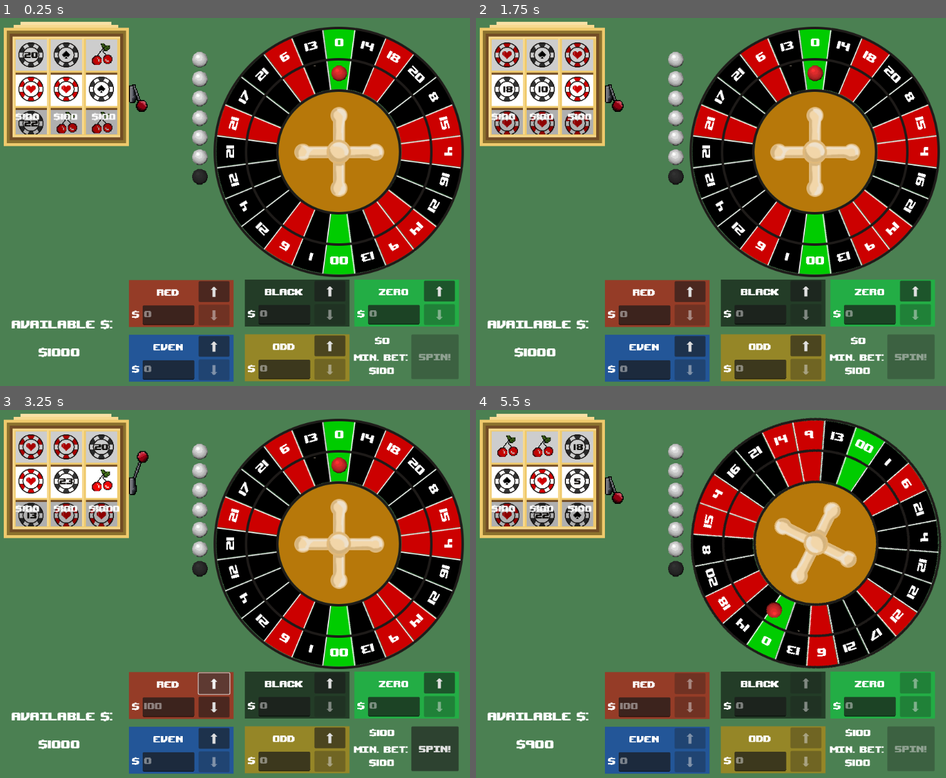
Above: before the commit, frames 1-4 (two rows, left to right).
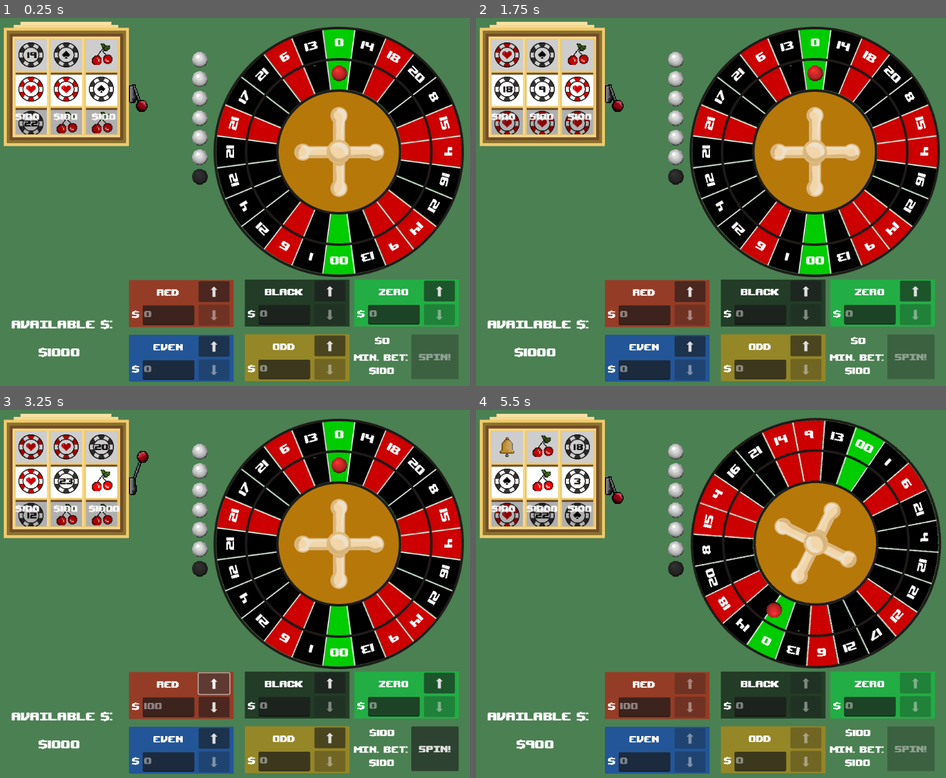
Above: after the commit, the same moments.

Repository: RossRKK/gmtk-game-jam-2025
Game: Godot game, scene res://scenes/roulette_scene.tscn
Two runs of this game, one before a commit and one after it. Both use one fixed random seed, a clock stepped at 60 frames per second and the inputs below. Sound files missing from this copy of the repository are replaced by a short silence.
Inputs (mouse positions are in pixels of both pictures, inside the frame that each line leads up to):
- Up to frame 1 (0.25 s): no input
- Up to frame 2 (1.75 s): click (508, 87) at 0.52 s; click (541, 87) at 1.27 s
- Up to frame 3 (3.25 s): click (103, 479) at 2.02 s; click "⬆" at 2.75 s
- Up to frame 4 (5.5 s): click (617, 476) at 3.5 s; click "Spin!" at 4.25 s; click (508, 479) at 5.02 s

The runs differ from the first frame. In frame 1, less than 0.1% of the frame differs, in the area x 5-9%, y 9-11%; in frame 2, 0.3%; in frame 3, 0.4%; in frame 4, 0.5%, in the area x 4-23%, y 6-28%.

Commit message:
Add power up duplication

Diff:
--- a/scripts/game.gd
+++ b/scripts/game.gd
@@ -13,6 +13,8 @@
 
 var num_spins := 0
 
+var last_used_power_up: PowerUp
+
 func _init() -> void:
 	event_bus.spin_start.connect(spin_started)
 
@@ -25,6 +27,7 @@
 func minimum_bet() -> float:
 	return base_minimum_bet * (level() ** 2)
 
+
 static var instance: Game = Game.new()
 
 static func get_instance() -> Game:
--- a/scripts/power_up.gd
+++ b/scripts/power_up.gd
@@ -7,6 +7,7 @@
 
 const BASIC_WEIGHT = 1
 const SEGEMENT_DUPLICATE_WEIGHT = 6
+const POWER_UP_DUPLICATE_WEIGHT = 4
 
 @export var base_price: float = 100
 
@@ -15,11 +16,13 @@
 		PowerUpMakeColour.new_black,
 		PowerUpMakeColour.new_red,
 		PowerUpDuplicateSegment.make,
+		PowerUpDuplicatePowerUp.make,
 	]
 	var weights: Array[int] = [
 		12 * BASIC_WEIGHT,
 		12 * BASIC_WEIGHT,
-		SEGEMENT_DUPLICATE_WEIGHT
+		SEGEMENT_DUPLICATE_WEIGHT,
+		POWER_UP_DUPLICATE_WEIGHT,
 	]
 
 	for i in range(Game.get_instance().WHEEL_SIZE):
@@ -34,8 +37,7 @@
 
 
 func _init() -> void:
-	texture_normal = preload("res://assets/png/chip-black.png")
-	texture_hover = preload("res://assets/png/chip-red.png")
+	game = Game.get_instance()
 	mouse_default_cursor_shape = Control.CURSOR_POINTING_HAND
 
 func _ready() -> void:
@@ -47,7 +49,7 @@
 
 
 func price() -> float:
-	return base_price * (game.level() ** 2)
+	return base_price * (Game.get_instance().level() ** 2)
 
 func _on_pressed() -> void:
 	# just cheat and remove our texture and disable
@@ -58,3 +60,4 @@
 
 	game.player_inventory.update_money(-price())
 	activate()
+	game.last_used_power_up = self
--- /dev/null
+++ b/scripts/power_ups/power_up_duplicate_power_up.gd
@@ -0,0 +1,22 @@
+class_name PowerUpDuplicatePowerUp
+extends PowerUp
+
+
+static func make() -> PowerUpDuplicatePowerUp:
+	var power_up = PowerUpDuplicatePowerUp.new()
+	power_up.texture_normal = preload("res://assets/png/power_bell.png")
+	power_up.scale.x = 0.4
+	power_up.scale.y = 0.4
+	return power_up
+
+func _init() -> void:
+	super()
+	base_price = 1_000.
+
+
+func activate() -> void:
+	if game.last_used_power_up == null or game.last_used_power_up is PowerUpDuplicatePowerUp:
+		# if the power up doesn't make sense refund the player
+		game.player_inventory.update_money(price())
+	else:
+		game.last_used_power_up.activate()
--- a/scripts/power_ups/power_up_duplicate_segment.gd
+++ b/scripts/power_ups/power_up_duplicate_segment.gd
@@ -9,6 +9,7 @@
 	return power_up
 
 func _init() -> void:
+	super()
 	base_price = 1_000.
 
 
--- /dev/null
+++ b/scripts/power_ups/power_up_free_money.gd
@@ -0,0 +1,12 @@
+class_name PowerUpMoney
+extends PowerUp
+
+# this power up just refunds itself, it's job is to act as the inital previous power up
+func _init() -> void:
+	super()
+	base_price = 100.
+
+
+func activate() -> void:
+	super.activate()
+	Game.get_instance().player_inventory.update_money(price())
--- a/scripts/power_ups/power_up_make_colour.gd
+++ b/scripts/power_ups/power_up_make_colour.gd
@@ -18,6 +18,7 @@
 var colour: Segment.RouletteColour
 
 func _init(c: Segment.RouletteColour) -> void:
+	super()
 	base_price = 100.
 	colour = c
 
--- a/scripts/power_ups/power_up_make_number.gd
+++ b/scripts/power_ups/power_up_make_number.gd
@@ -11,6 +11,7 @@
 	return power_up
 
 func _init(num: int) -> void:
+	super()
 	base_price = 100.
 	number = num
 
Not shown, added: scripts/power_ups/power_up_duplicate_power_up.gd.uid
Not shown, added: scripts/power_ups/power_up_free_money.gd.uid
Not shown, changed: assets/affinity/number_chip.afphoto~lock~
